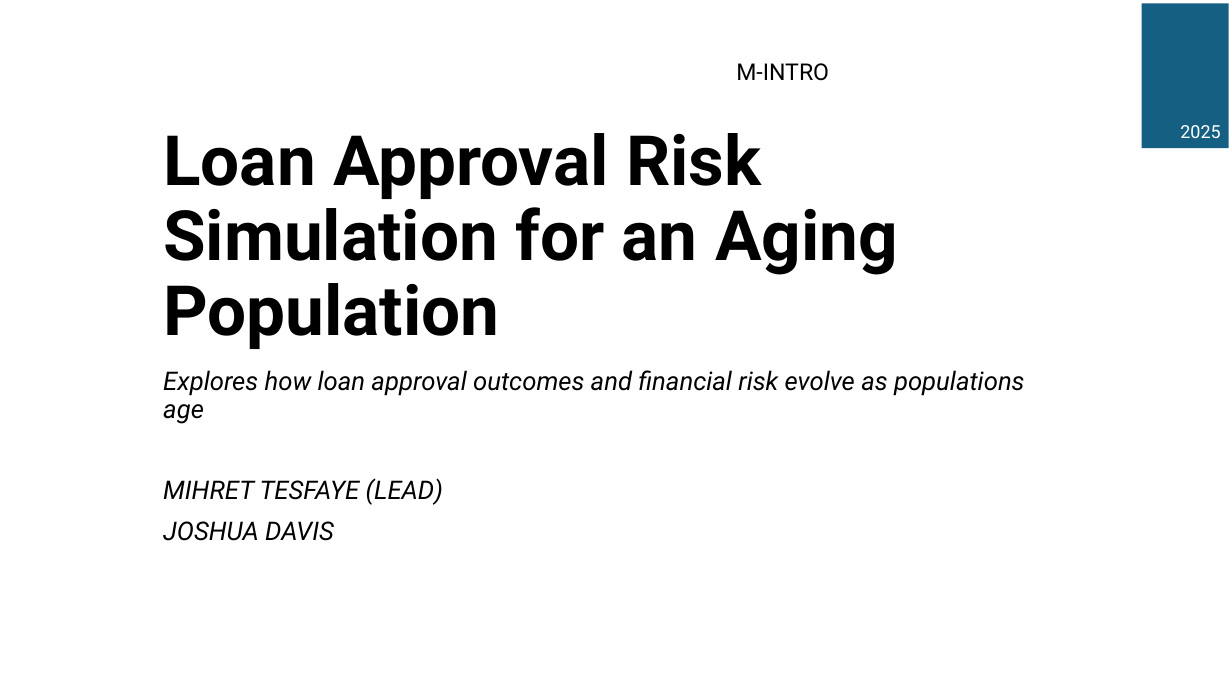
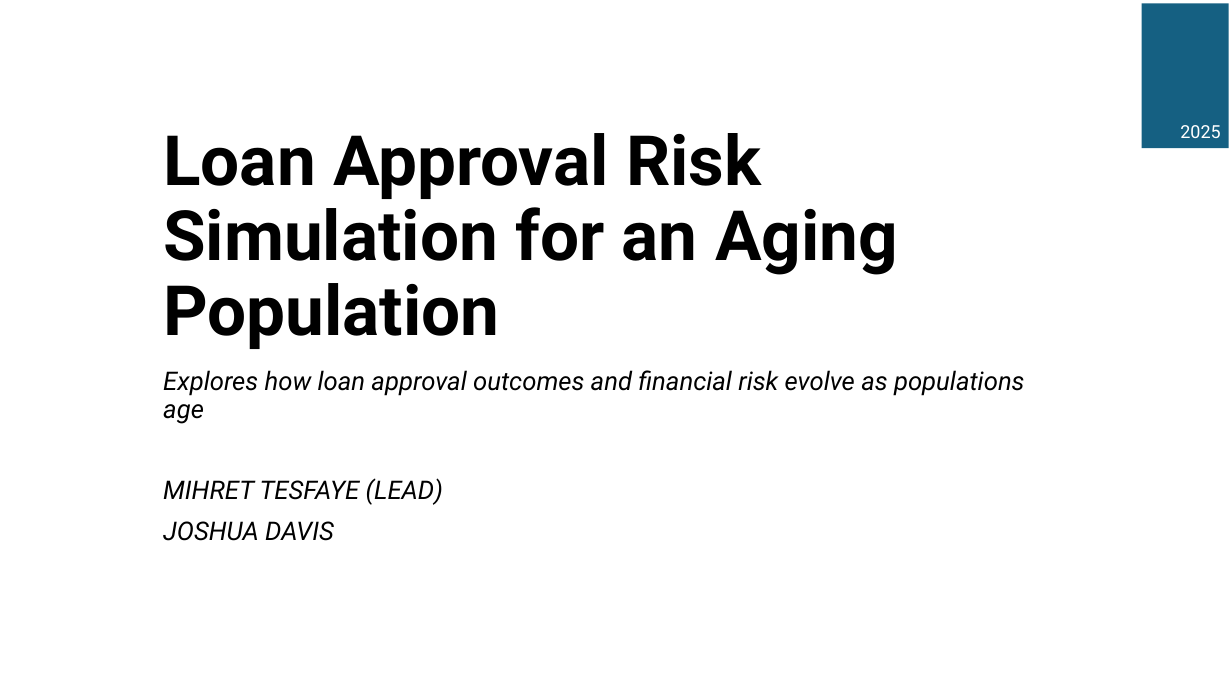
Before and after one commit to ijoshdavis/KSU-STAT-7100_MCSP, a slide deck: slide 1 of deliverables/Week 8 - Presentation_JLD.pptx. Drawn at 1232x693 pixels with LibreOffice and Linux fonts; fonts in the diff are those of the drawing. Boxes give left, top, right and bottom in pixels: in the first picture for what was removed or moved away, otherwise in the second. Text is boxed around its words. In the diff, an @@ line names an element or a change of style, - is before the commit and + after.

```diff
--- a/deliverables/Week 8 - Presentation_JLD.pptx
+++ b/deliverables/Week 8 - Presentation_JLD.pptx
@@ text removed at box(736, 63, 829, 81) @@
-M-INTRO
```
Also in this commit, not shown: 6 other slides changed, 10 slides added, 3 slides removed, 55 other files.
